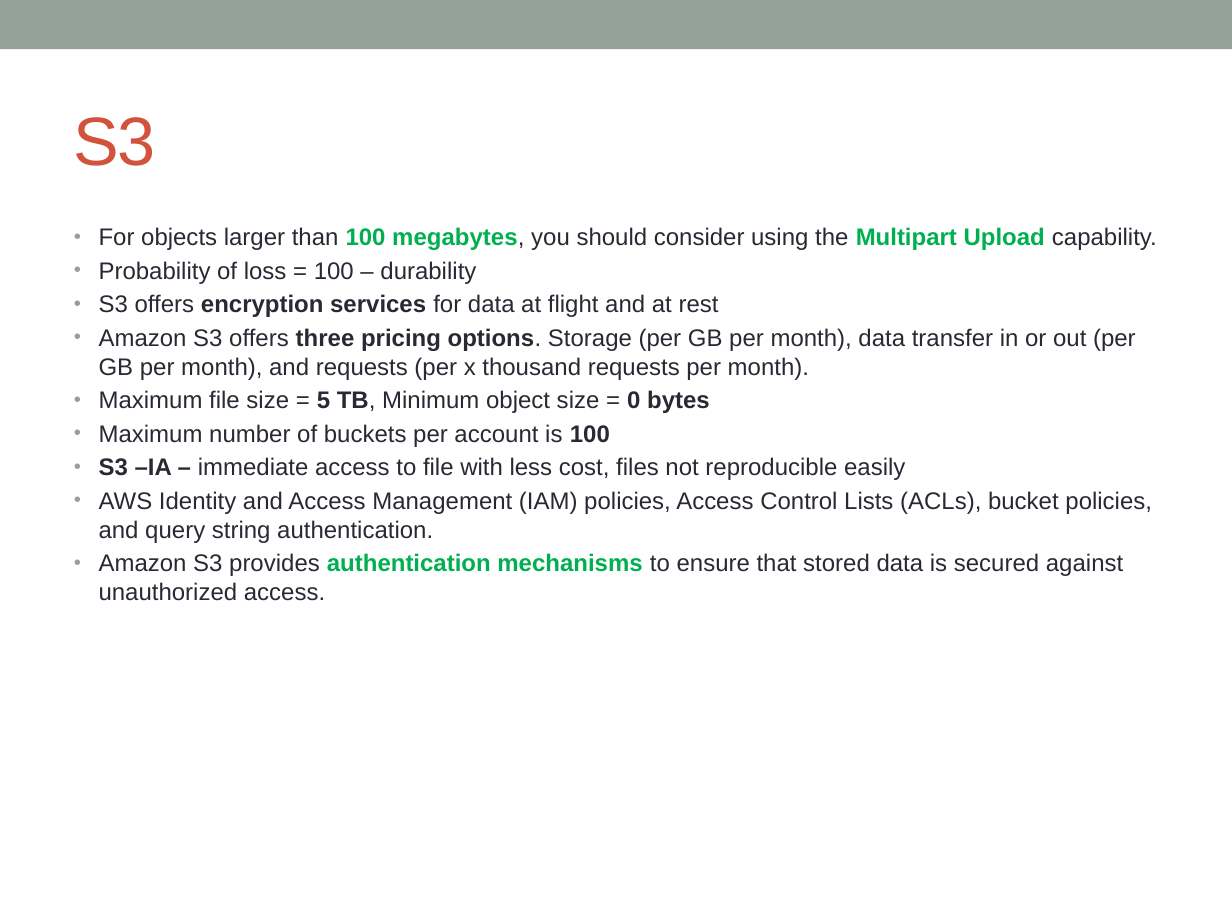
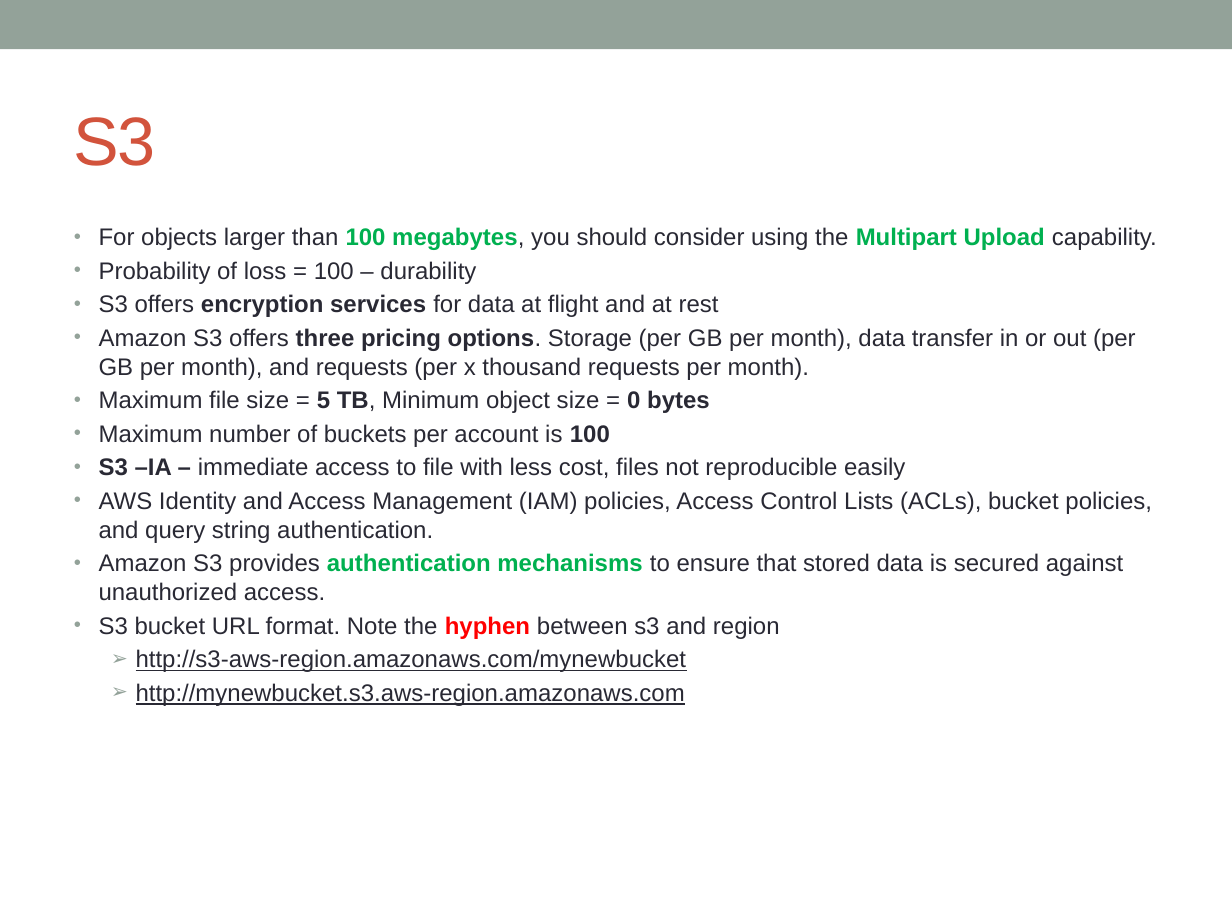
Before and after one commit to notionquest/ProjectDocumentation, a slide deck: slide 65 of AWS_Solution_Architect.pptx (slide 56 before the commit). Drawn at 1232x924 pixels with LibreOffice and Linux fonts; fonts in the diff are those of the drawing. Boxes give left, top, right and bottom in pixels: in the first picture for what was removed or moved away, otherwise in the second. Text is boxed around its words. In the diff, an @@ line names an element or a change of style, - is before the commit and + after.

```diff
--- a/AWS_Solution_Architect.pptx
+++ b/AWS_Solution_Architect.pptx
@@ text at bbox=[99, 616, 780, 706]: paragraphs added @@
+• S3 bucket URL format. Note the hyphen between s3 and region
+  ➢ http://s3-aws-region.amazonaws.com/mynewbucket
+  ➢ http://mynewbucket.s3.aws-region.amazonaws.com
```
Also in this commit, not shown: 9 other slides changed, 21 slides added.
